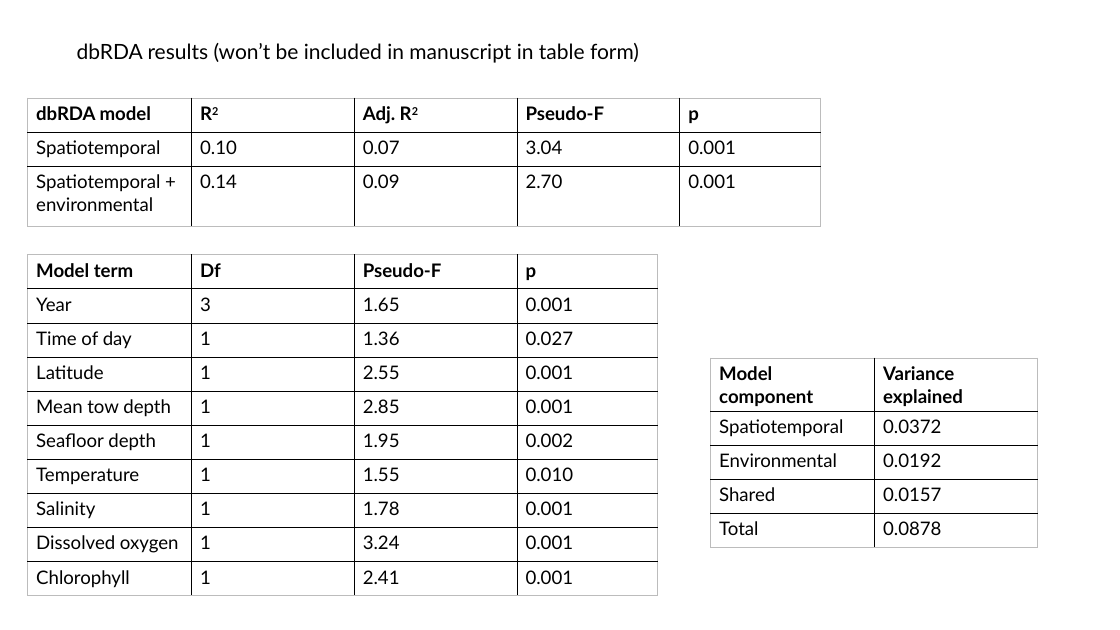
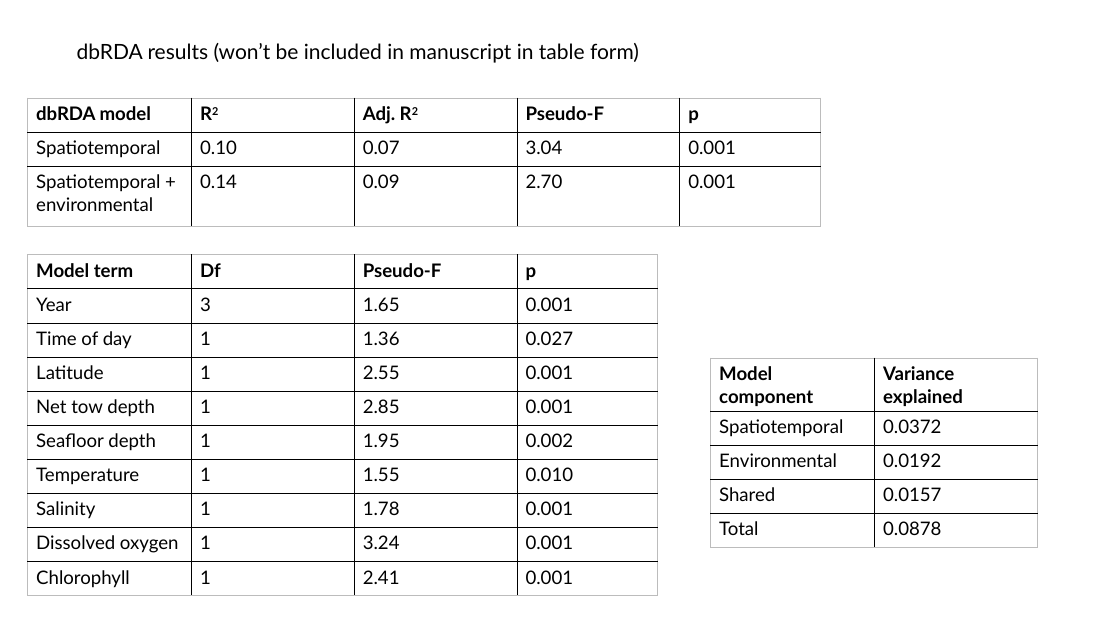
Before and after one commit to LukeABobay/larval-fish-community-analysis, a slide deck: slide 8 of Figures and tables final data set.pptx. Drawn at 1120x630 pixels with LibreOffice and Linux fonts; fonts in the diff are those of the drawing. Boxes give left, top, right and bottom in pixels: in the first picture for what was removed or moved away, otherwise in the second. Text is boxed around its words. In the diff, an @@ line names an element or a change of style, - is before the commit and + after.

```diff
--- a/Figures and tables final data set.pptx
+++ b/Figures and tables final data set.pptx
@@ table at bbox=[28, 255, 658, 596] @@
-row 5, column 1: Mean tow depth
+row 5, column 1: Net tow depth
```
Also in this commit, not shown: 8 other slides changed, 9 other files.
